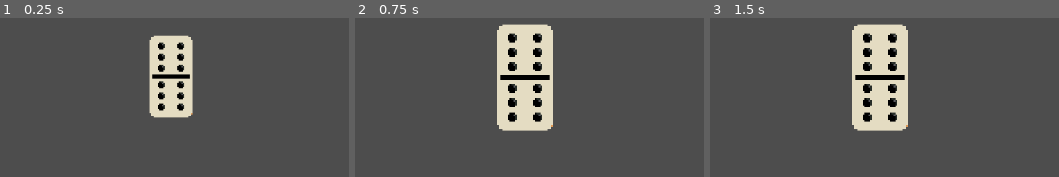
Above: before the commit, frames 1-3 (left to right).
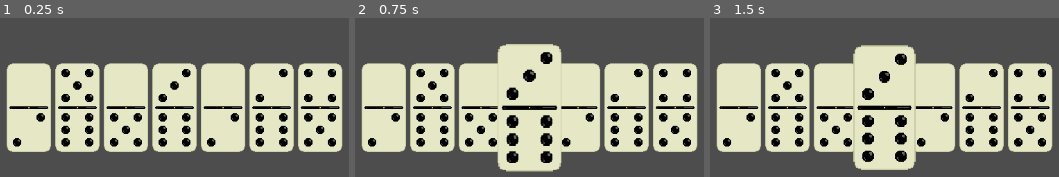
Above: after the commit, the same moments.

Repository: manuel051206/balatro-de-domino
Game: Godot game, scene res://_Scenes/MiMano.tscn
The game is run twice, just before and just after one commit, with the same random seed, the same clock (stepped at 60 frames per second) and the same inputs. Before the commit the project starts from res://_Scenes/Main.tscn.
Inputs (mouse positions are in pixels of both pictures, inside the frame that each line leads up to):
- Up to frame 1 (0.25 s): no input
- Up to frame 2 (0.75 s): tap Enter at 0.5 s; move the mouse to (526, 76) at 0.52 s; click (526, 76) at 0.67 s
- Up to frame 3 (1.5 s): tap Space at 1.25 s; move the mouse to (outside the picture) at 1.27 s; click (outside the picture) at 1.42 s

The runs differ from the first frame. In frame 1, 49% of the frame differs, in the area x 1-99%, y 10-85%; in frame 2, 51%; in frame 3, 51%, in the area x 1-99%, y 3-96%.

Commit message:
script de MiMano
hay un bug quqe se puede seleccionar varias al mismo tiempo

Diff:
--- /dev/null
+++ b/_Scenes/Ficha.tscn
@@ -0,0 +1,15 @@
+[gd_scene format=3 uid="uid://bff5ydu7g1erj"]
+
+[ext_resource type="Script" uid="uid://bd3jylw7fsvgi" path="res://_Scripts/ficha.gd" id="1_8u3td"]
+
+[sub_resource type="RectangleShape2D" id="RectangleShape2D_asnbu"]
+size = Vector2(64, 128)
+
+[node name="MiPrimerDomino" type="Area2D" unique_id=351979873]
+script = ExtResource("1_8u3td")
+aumento_seleccion = 40.0
+
+[node name="Sprite" type="Sprite2D" parent="." unique_id=1557434195]
+
+[node name="CollisionShape2D" type="CollisionShape2D" parent="." unique_id=1994391501]
+shape = SubResource("RectangleShape2D_asnbu")
--- a/_Scenes/Main.tscn
+++ b/_Scenes/Main.tscn
@@ -1,21 +1,3 @@
 [gd_scene format=3 uid="uid://k0pv3b6i88b7"]
 
-[ext_resource type="Script" uid="uid://bd3jylw7fsvgi" path="res://_Scripts/ficha.gd" id="1_8u3td"]
-[ext_resource type="Texture2D" uid="uid://cj33hyrtvso7u" path="res://_Art/domino(blanco).png" id="2_asnbu"]
-
-[sub_resource type="RectangleShape2D" id="RectangleShape2D_asnbu"]
-size = Vector2(31, 59)
-
-[node name="MiPrimerDomino" type="Node2D" unique_id=2091748856]
-script = ExtResource("1_8u3td")
-
-[node name="Sprite" type="Sprite2D" parent="." unique_id=1557434195]
-texture = ExtResource("2_asnbu")
-
-[node name="Area2D" type="Area2D" parent="." unique_id=844860020]
-
-[node name="CollisionShape2D" type="CollisionShape2D" parent="Area2D" unique_id=1994391501]
-position = Vector2(-2.5, 2.5)
-shape = SubResource("RectangleShape2D_asnbu")
-
-[connection signal="input_event" from="Area2D" to="." method="_on_area_2d_input_event"]
+[node name="Main" type="Node2D" unique_id=1649123061]
--- /dev/null
+++ b/_Scenes/MiMano.tscn
@@ -0,0 +1,8 @@
+[gd_scene format=3 uid="uid://cdy887fyg17a7"]
+
+[ext_resource type="Script" uid="uid://dgmw6dp1o5k20" path="res://_Scenes/mi_mano.gd" id="1_xkj0r"]
+[ext_resource type="PackedScene" uid="uid://bff5ydu7g1erj" path="res://_Scenes/Ficha.tscn" id="2_1r63y"]
+
+[node name="MiMano" type="Node2D" unique_id=671859111]
+script = ExtResource("1_xkj0r")
+escena_ficha = ExtResource("2_1r63y")
--- /dev/null
+++ b/_Scenes/Principal.tscn
@@ -0,0 +1,3 @@
+[gd_scene format=3 uid="uid://nveokmu73aq5"]
+
+[node name="Node2D" type="Node2D" unique_id=855230522]
--- /dev/null
+++ b/_Scenes/mi_mano.gd
@@ -0,0 +1,116 @@
+extends Node2D
+
+# --- REFERENCIAS ---
+# Esto es una variable "vacía" que espera recibir un archivo .tscn
+@export var escena_ficha: PackedScene
+
+# --- CONFIGURACIÓN ---
+@export var carpeta_imagenes: String = "res://_art"
+@export var separacion_fichas: float = 70.0
+
+# --- ESTADO ---
+# Una lista para llevar la cuenta de los hijos que hemos creado
+var fichas_en_mano: Array = []
+
+func crear_ficha(v1: int, v2: int):
+	# 1. INSTANCIACIÓN (Usar el molde)
+	# Creamos una copia del molde en la Memoria RAM.
+	# Aún NO existe en el juego visualmente. Es un fantasma en la memoria.
+	var nueva_ficha = escena_ficha.instantiate()
+
+	# 2. EL ÁRBOL DE NODOS (Darle vida)
+	# Ahora la agregamos como hija de este nodo (Mano).
+	# En este momento, aparece en la pantalla (probablemente en la esquina 0,0).
+	add_child(nueva_ficha)
+
+	# La guardamos en nuestra lista personal
+	fichas_en_mano.append(nueva_ficha)
+
+	# 3. CARGA DINÁMICA DE RECURSOS (Buscar la imagen)
+	# Construimos el texto: "res://_art" + "/" + "0" + "-" + "1" + ".png"
+	var ruta_imagen = "%s/%d-%d.png" % [carpeta_imagenes, v1, v2]
+
+	# 'load()' va al disco duro, busca el archivo y lo sube a la RAM como Textura.
+	var textura_cargada = load(ruta_imagen)
+
+	# --- CONTROL DE ERRORES (Programación Defensiva) ---
+	# ¿Qué pasa si pides la ficha 9-9 y la imagen no existe? El juego explotaría.
+	# Con esto, evitamos el crash y nos avisa en la consola.
+	if textura_cargada == null:
+		push_error("¡CUIDADO! No encontré la imagen: " + ruta_imagen)
+		return # Abortamos la misión para esta ficha
+
+	# 4. INYECCIÓN DE DEPENDENCIAS
+	# Llamamos a la función 'setup' que creamos en el paso anterior.
+	# Le damos su cerebro (números) y su ropa (textura).
+	nueva_ficha.setup(v1, v2, textura_cargada)
+
+
+
+func organizar_mano():
+	# Si no hay fichas, no hacemos nada (evita dividir por cero o errores)
+	if fichas_en_mano.is_empty():
+		return
+
+	var pantalla_size = get_viewport_rect().size
+	var cantidad_fichas = fichas_en_mano.size()
+
+	# CALCULO DEL ANCHO TOTAL
+	# Imagina que cada ficha está separada 70px.
+	# Si tengo 3 fichas, tengo 2 espacios entre ellas.
+	# Ancho total = (3 - 1) * 70 = 140px de distancia entre la primera y la última.
+	var ancho_total_ocupado = (cantidad_fichas - 1) * separacion_fichas
+
+	# CALCULO DEL PUNTO DE INICIO (El extremo izquierdo)
+	# Centro de pantalla (500) - Mitad del ancho del grupo (70) = 430.
+	# Empezaremos a dibujar en el pixel 430.
+	var inicio_x = (pantalla_size.x / 2) - (ancho_total_ocupado / 2)
+
+	# Altura fija: Un poco arriba del fondo
+	var altura_y = pantalla_size.y - 100
+
+	# BUCLE DE POSICIONAMIENTO
+	# 'i' va a valer 0, luego 1, luego 2...
+	for i in range(cantidad_fichas):
+		var ficha = fichas_en_mano[i]
+
+		# Formula: Posición Inicial + (Número de ficha * Separación)
+		# Ficha 0: 430 + (0 * 70) = 430
+		# Ficha 1: 430 + (1 * 70) = 500 (Justo en el centro)
+		# Ficha 2: 430 + (2 * 70) = 570
+		var nueva_posicion = Vector2(inicio_x + (i * separacion_fichas), altura_y)
+
+		# Le decimos a la ficha: "Esta es tu nueva casa por defecto"
+		ficha.posicionDefault = nueva_posicion
+
+		# Y la movemos ahí inmediatamente
+		ficha.position = nueva_posicion
+
+
+func _ready():
+	generar_mano_inicial()
+
+func generar_mano_inicial():
+	# 1. Limpieza (Por si reiniciamos el juego sin recargar la escena)
+	for hijo in get_children():
+		hijo.queue_free() # queue_free borra el nodo de la memoria de forma segura
+	fichas_en_mano.clear()
+
+	# 2. Bucle de creación (7 veces)
+	for i in range(7):
+		# randi_range(0, 6) tira un dado de 7 caras (0 al 6)
+		var dado1 = randi_range(0, 6)
+		var dado2 = randi_range(0, 6)
+
+		# NORMALIZACIÓN DE DATOS
+		# Tú tienes el archivo "0-1.png", pero NO tienes "1-0.png".
+		# Si el random saca (1, 0), el juego fallaría al buscar la imagen.
+		# Por eso usamos min() y max().
+		# min(1, 0) da 0. max(1, 0) da 1. -> Resultado: 0, 1.
+		var v_min = min(dado1, dado2)
+		var v_max = max(dado1, dado2)
+
+		crear_ficha(v_min, v_max)
+
+	# 3. Una vez creadas todas, las organizamos
+	organizar_mano()
--- a/_Scripts/ficha.gd
+++ b/_Scripts/ficha.gd
@@ -1,42 +1,91 @@
-extends Node2D
+class_name Ficha extends Area2D
 
-var arrastrando = false
-var offset = Vector2.ZERO #el offset va a ser (0,0) al empezar. (para que la ficha no snappee a la posicion del mouse, sino que se agarre desde cualquier parte de la ficha)
-var posicionDefault = Vector2.ZERO
-var seleccionado = false
-var escalaX = 2
-var escalaY = 2
-var posicion_inicial_click = Vector2.ZERO #Guardará dónde estaba la ficha cuando hiciste clic para comparar después
+# --- SEÑALES ---
+# Avisamos al juego que esta ficha fue interactuada
+signal click_en_ficha(ficha: Ficha)
+signal soltada_en_posicion(ficha: Ficha)
 
-func Porcentaje(porciento, numero):
+# --- CONFIGURACIÓN (Editables en el Inspector) ---
+@export_group("Configuración Visual")
+@export var velocidad_retorno: float = 25.0
+@export var escala_base: Vector2 = Vector2(1, 1)
+@export var aumento_seleccion: float = 30.0 # Porcentaje de aumento
+
+# --- DATOS DE LA FICHA (Lógica del Dominó) ---
+var valor_izq: int = 6
+var valor_der: int = 6
+
+# --- ESTADO INTERNO ---
+var arrastrando: bool = false
+var seleccionado: bool = false
+var offset: Vector2 = Vector2.ZERO # el offset va a ser (0,0) al empezar.
+var posicionDefault: Vector2 = Vector2.ZERO
+var posicion_inicial_click: Vector2 = Vector2.ZERO # Guardará dónde estaba la ficha cuando hiciste clic
+
+@onready var sprite: Sprite2D = $Sprite # Asumiendo que tienes un Sprite2D hijo
+
+func _ready():
+	# Si no se ha definido una posición externa, usamos la actual
+	if posicionDefault == Vector2.ZERO:
+		posicionDefault = position
+
+	scale = escala_base
+
+	var pantalla = get_viewport_rect().size #calcular el tamaÑo de la pantalla
+
+
+	#calcular coordenadas
+
+	position = Vector2(pantalla.x/2, pantalla.y - 150)
+
+	posicionDefault = position
+
+
+
+
+
+# Función para inyectar datos (Como vimos en el paso anterior)
+func setup(v_izq: int, v_der: int, textura: Texture2D):
+	valor_izq = v_izq
+	valor_der = v_der
+	if sprite:
+		sprite.texture = textura
+	# Ajustamos el nombre para facilitar el debug
+	name = "Ficha_%d_%d" % [valor_izq, valor_der]
+
+# Tu función auxiliar (Tipada para mejorar rendimiento)
+func Porcentaje(porciento: float, numero: float) -> float:
 	var resultado = numero * (porciento * 0.01)
 	return resultado
 
 func _process(delta):
-	if arrastrando == true:
+	if arrastrando:
+		# Mover con el mouse
 		global_position = get_global_mouse_position() - offset
 	else:
-		global_position = lerp(global_position, posicionDefault, 25*delta)
+		# Efecto magnético de retorno (Lerp)
+		global_position = global_position.lerp(posicionDefault, velocidad_retorno * delta)
 
+# Esta función maneja el cambio visual SOLO cuando es necesario (Event Driven)
+func actualizar_visuales():
 	# LOGICA VISUAL UNIFICADA:
-	# Si está seleccionada O si la estoy arrastrando, se pone grande.
-	if seleccionado == true or arrastrando == true:
-		scale = Vector2(escalaX + Porcentaje(30, escalaX), escalaY + Porcentaje(30, escalaY)) #subirle el tamaño un poco cuando esta seleccionada
-		z_index = 1 # Traer al frente
+	if seleccionado or arrastrando:
+		# Usamos create_tween para animaciones suaves (Juice tipo Balatro)
+		var tween = create_tween().set_trans(Tween.TRANS_BACK).set_ease(Tween.EASE_OUT)
+		var nueva_escala_x = escala_base.x + Porcentaje(aumento_seleccion, escala_base.x)
+		var nueva_escala_y = escala_base.y + Porcentaje(aumento_seleccion, escala_base.y)
+
+		# Animamos la escala en 0.1 segundos
+		tween.tween_property(self, "scale", Vector2(nueva_escala_x, nueva_escala_y), 0.1)
+		z_index = 10 # Traer al frente
 	else:
-		scale = Vector2(escalaX, escalaY) #volver a escala default
-		z_index = 0 #volver a la capa default
+		# Volver a la normalidad
+		var tween = create_tween().set_trans(Tween.TRANS_SPRING).set_ease(Tween.EASE_OUT)
+		tween.tween_property(self, "scale", escala_base, 0.2)
+		z_index = 0 # volver a la capa default
 
-func _ready():
-	var pantalla = get_viewport_rect().size #calcular el tamaÑo de la pantalla
 
-	#calcular coordenadas
-	position = Vector2(pantalla.x/2, pantalla.y - 150)
-	posicionDefault = position
-
-	scale = Vector2(escalaX, escalaY)
-
-func _on_area_2d_input_event(viewport: Node, event: InputEvent, shape_idx: int) -> void:
+func _input_event(_viewport, event, _shape_idx):
 	if event is InputEventMouseButton:
 		if event.button_index == MOUSE_BUTTON_LEFT:
 
@@ -47,10 +96,11 @@
 				# Guardamos la posición exacta al momento de dar click
 				posicion_inicial_click = global_position
 
-				#basicamente el offset sera: posicion mouse - posicion ficha
+				# basicamente el offset sera: posicion mouse - posicion ficha
 				offset = get_global_mouse_position() - global_position
 
-				print("Click Presionado")
+				actualizar_visuales() # Actualizamos aspecto
+				print("Click Presionado en ", name)
 
 			# CUANDO SUELTAS (UP)
 			else:
@@ -59,12 +109,18 @@
 				# Calculamos cuánto se movió la ficha desde que hiciste click hasta que soltaste.
 				var distancia_movida = global_position.distance_to(posicion_inicial_click)
 
-				# Si se movió menos de 5 píxeles, asumimos que fue un CLIC DE SELECCIÓN (No querías arrastrar)
+				# Si se movió menos de 5 píxeles, asumimos que fue un CLIC DE SELECCIÓN
 				if distancia_movida < 5:
 					# Interruptor: Si era false se vuelve true, si era true se vuelve false.
 					seleccionado = not seleccionado
+
+					# AVISAMOS AL JUEGO
+					click_en_ficha.emit(self)
 					print("Ficha Seleccionada/Deseleccionada")
 
 				# Si se movió más de 5 píxeles, fue un ARRASTRE.
 				else:
+					soltada_en_posicion.emit(self)
 					print("Ficha Arrastrada y Soltada")
+
+				actualizar_visuales() # Actualizamos aspecto al soltar
--- a/project.godot
+++ b/project.godot
@@ -11,7 +11,7 @@
 [application]
 
 config/name="Balatro de domino"
-run/main_scene="uid://k0pv3b6i88b7"
+run/main_scene="uid://cdy887fyg17a7"
 config/features=PackedStringArray("4.6", "Forward Plus")
 config/icon="res://icon.svg"
 
Binary file added: _Art/0-0 - Copy.png
Not shown, added: _Art/0-0 - Copy.png.import
Binary file added: _Art/0-0.png
Not shown, added: _Art/0-0.png.import
Binary file added: _Art/0-1 - Copy.png
Not shown, added: _Art/0-1 - Copy.png.import
Binary file added: _Art/0-1.png
Not shown, added: _Art/0-1.png.import
Binary file added: _Art/0-2 - Copy.png
Not shown, added: _Art/0-2 - Copy.png.import
Binary file added: _Art/0-2.png
Not shown, added: _Art/0-2.png.import
(and 97 more such lines)
